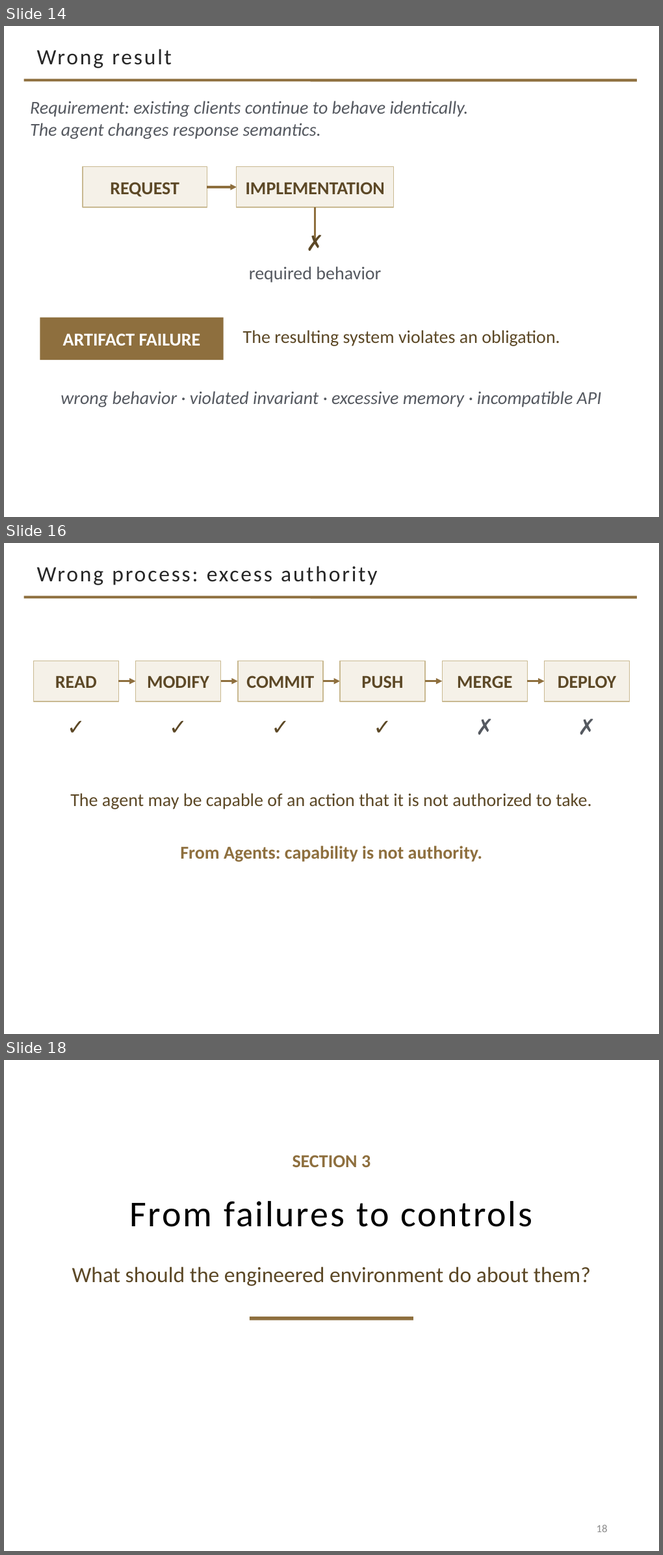
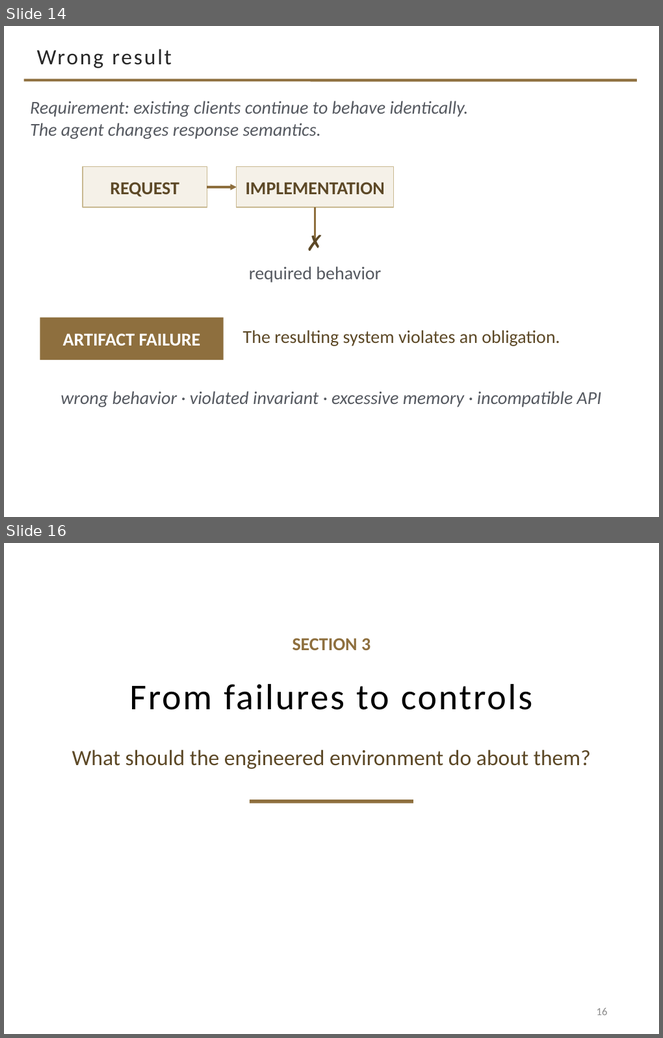
Before and after one commit to davisjam/model-based-agentic-software-engineering, a slide deck: course/lectures/act-2-delegation-and-control/03-alignment/2-3-Alignment.pptx. Shown one above the other, each under a label of ours: slides 14, 16 and 18 before the commit, slides 14 and 16 after it; the slides between them are not shown. The pictures are 663x1555 and 663x1038 pixels, drawn with LibreOffice and Linux fonts; fonts in the diff are those of the drawing; background and template pictures are left out. Boxes give left, top, right and bottom in pixels: in the first picture for what was removed or moved away, otherwise in the second. Text is boxed around its words. In the diff, an @@ line names an element or a change of style, - is before the commit and + after.

Commit message:
deck 2-3: cut 1 — merge the three wrong-process slides into 'Wrong process can fail in different ways' (39->37)

```diff
--- a/course/lectures/act-2-delegation-and-control/03-alignment/2-3-Alignment.pptx
+++ b/course/lectures/act-2-delegation-and-control/03-alignment/2-3-Alignment.pptx
@@ slide 16 removed at (x1=4, y1=543, x2=659, y2=1034), background #FFFFFF; not listed: 1 template element that a slide beside it also shows @@
@@ title removed at (x1=37, y1=566, x2=378, y2=585) @@
-Wrong process: excess authority
@@ rectangle removed at (x1=33, y1=661, x2=118, y2=702) @@
-READ
@@ rectangle removed at (x1=136, y1=661, x2=221, y2=702) @@
-MODIFY
@@ rectangle removed at (x1=238, y1=661, x2=323, y2=702) @@
-COMMIT
@@ rectangle removed at (x1=340, y1=661, x2=425, y2=702) @@
-PUSH
@@ rectangle removed at (x1=442, y1=661, x2=527, y2=702) @@
-MERGE
@@ rectangle removed at (x1=545, y1=661, x2=630, y2=702) @@
-DEPLOY
@@ arrow removed from (118, 681) to (136, 681) @@
@@ arrow removed from (221, 681) to (238, 681) @@
@@ arrow removed from (323, 681) to (340, 681) @@
@@ arrow removed from (425, 681) to (442, 681) @@
@@ arrow removed from (527, 681) to (545, 681) @@
@@ text removed at (x1=33, y1=710, x2=118, y2=743) @@
-✓
@@ text removed at (x1=136, y1=710, x2=221, y2=743) @@
-✓
@@ text removed at (x1=238, y1=710, x2=323, y2=743) @@
-✓
@@ text removed at (x1=340, y1=710, x2=425, y2=743) @@
-✓
@@ text removed at (x1=442, y1=710, x2=527, y2=743) @@
-✗
@@ text removed at (x1=545, y1=710, x2=630, y2=743) @@
-✗
@@ text removed at (x1=70, y1=793, x2=592, y2=809) @@
-The agent may be capable of an action that it is not authorized to take.
@@ text removed at (x1=180, y1=846, x2=482, y2=862) @@
-From Agents: capability is not authority.
@@ what was slide 18 is now slide 16 @@
@@ page number at (x1=597, y1=1008, x2=608, y2=1016): text changed @@
-18
+16
```
Also in this commit, not shown: 1 slide added, 2 other slides removed.
